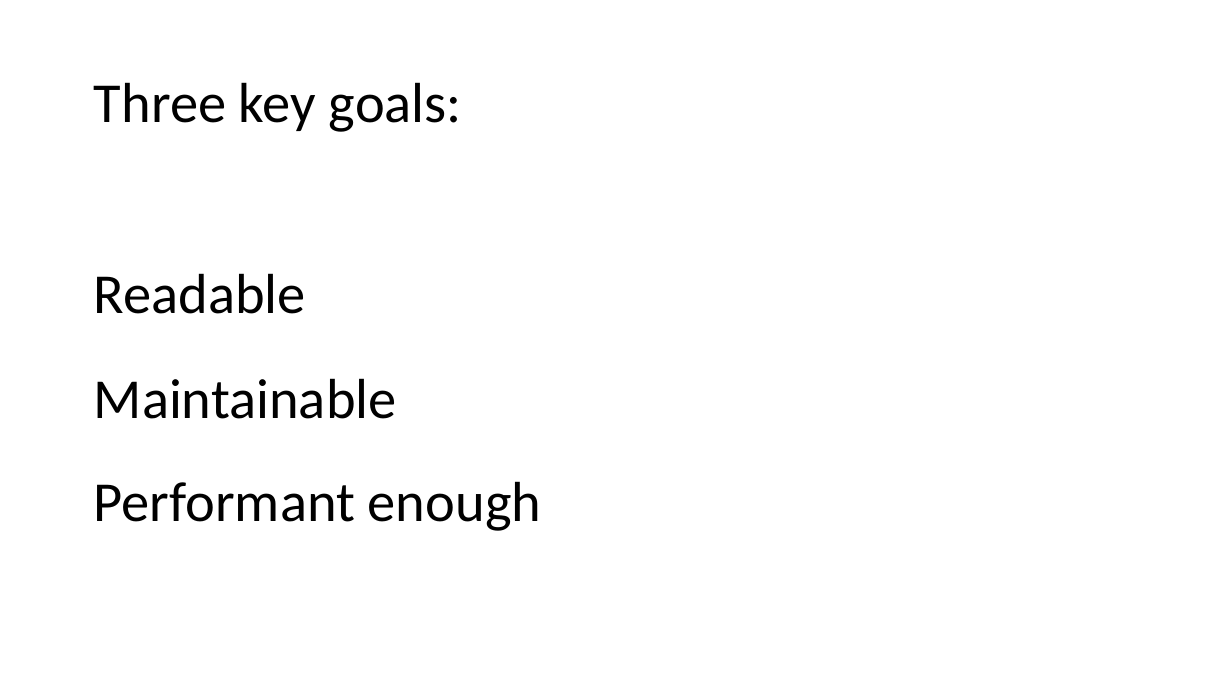
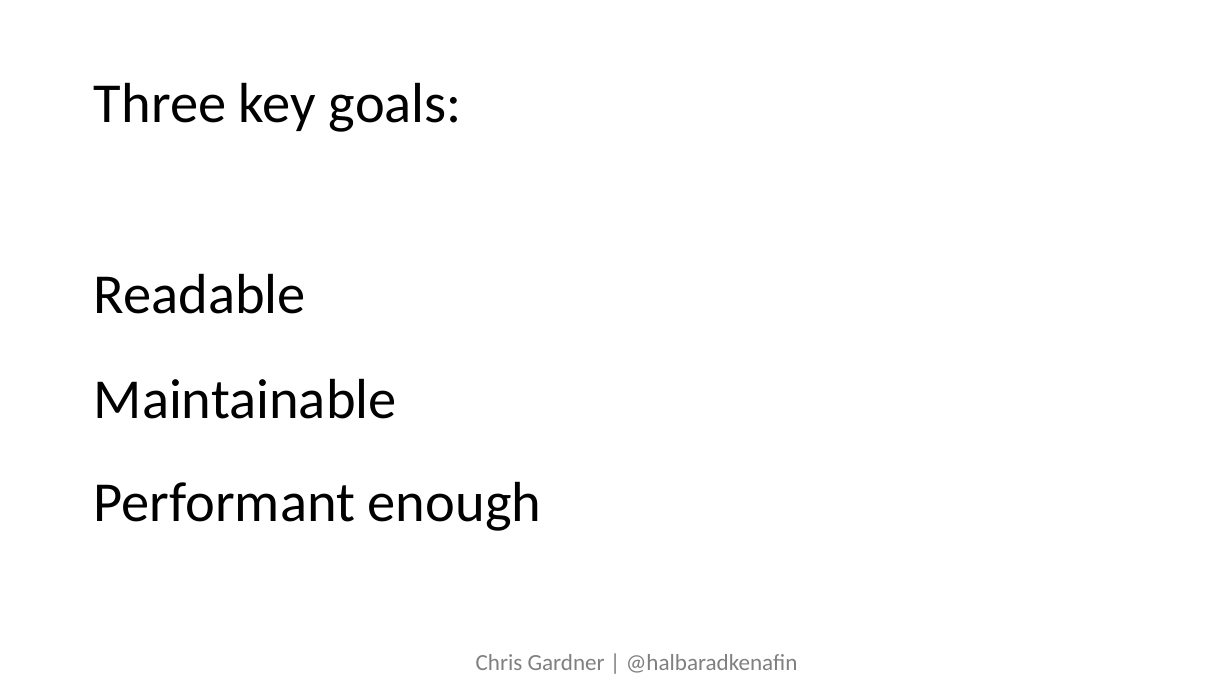
Before and after one commit to ChrisLGardner/presentations, a slide deck: slide 2 of 2019-04-27-PSH-Summit-Dont-Do-That/Dont-Do-That.pptx. Drawn at 1232x693 pixels with LibreOffice and Linux fonts; fonts in the diff are those of the drawing; background and template pictures are left out. Boxes give left, top, right and bottom in pixels: in the first picture for what was removed or moved away, otherwise in the second. Text is boxed around its words. In the diff, an @@ line names an element or a change of style, - is before the commit and + after.

```diff
--- a/2019-04-27-PSH-Summit-Dont-Do-That/Dont-Do-That.pptx
+++ b/2019-04-27-PSH-Summit-Dont-Do-That/Dont-Do-That.pptx
@@ text added at (476,654,798,673), 18 pt, text #808080 @@
+Chris Gardner | @halbaradkenafin
```
Also in this commit, not shown: 3 other slides changed, 2 slides added, 2 slides removed, 2 other files.
